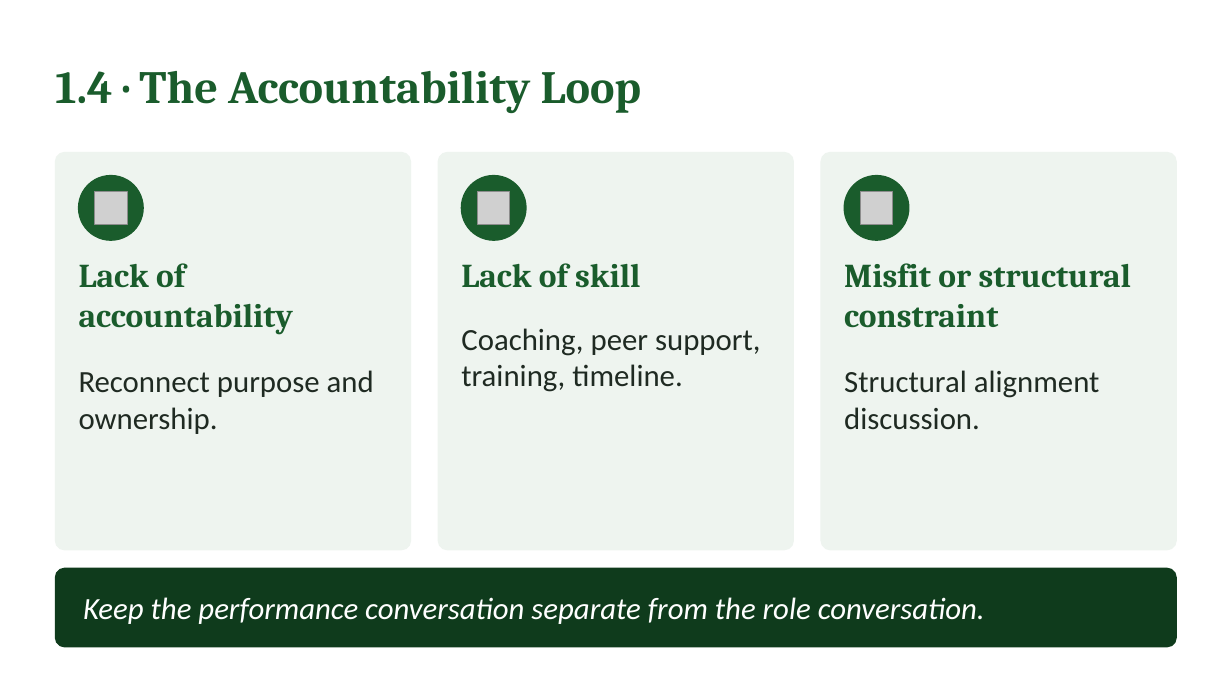
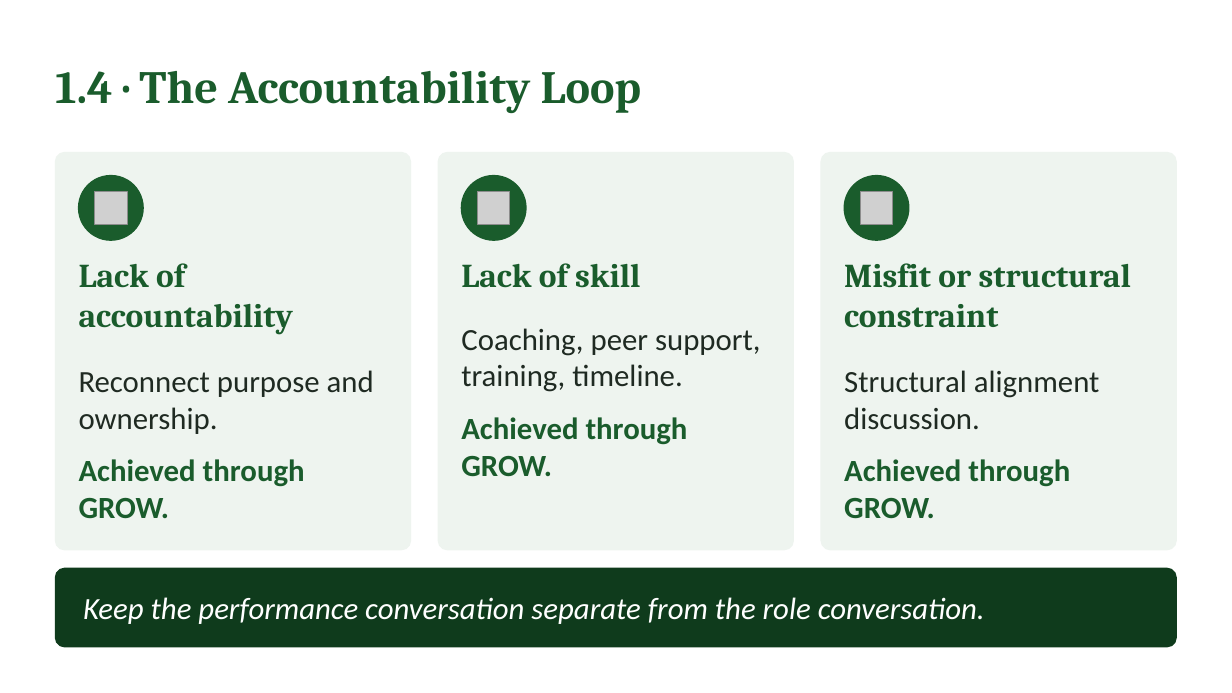
Before and after one commit to IBSL26/ibsl-platform, a slide deck: slide 8 of Unit decks/Unit 08 - Performance Measurement.pptx. Drawn at 1232x693 pixels with LibreOffice and Linux fonts; fonts in the diff are those of the drawing; grey boxes stand for pictures. Boxes give left, top, right and bottom in pixels: in the first picture for what was removed or moved away, otherwise in the second. Text is boxed around its words. In the diff, an @@ line names an element or a change of style, - is before the commit and + after.

Commit message:
Unit 8: velocity reflection, GROW recovery, two role play cases, reflection reframed, Brigade wording replaced

```diff
--- a/Unit decks/Unit 08 - Performance Measurement.pptx
+++ b/Unit decks/Unit 08 - Performance Measurement.pptx
@@ text at [461,417,688,477]: paragraph added @@
+Achieved through GROW.
@@ text at [79,459,305,519]: paragraph added @@
+Achieved through GROW.
@@ text at [844,459,1070,519]: paragraph added @@
+Achieved through GROW.
```
Also in this commit, not shown: 3 other slides changed, 2 slides added, 1 slide removed, 14 other files.
